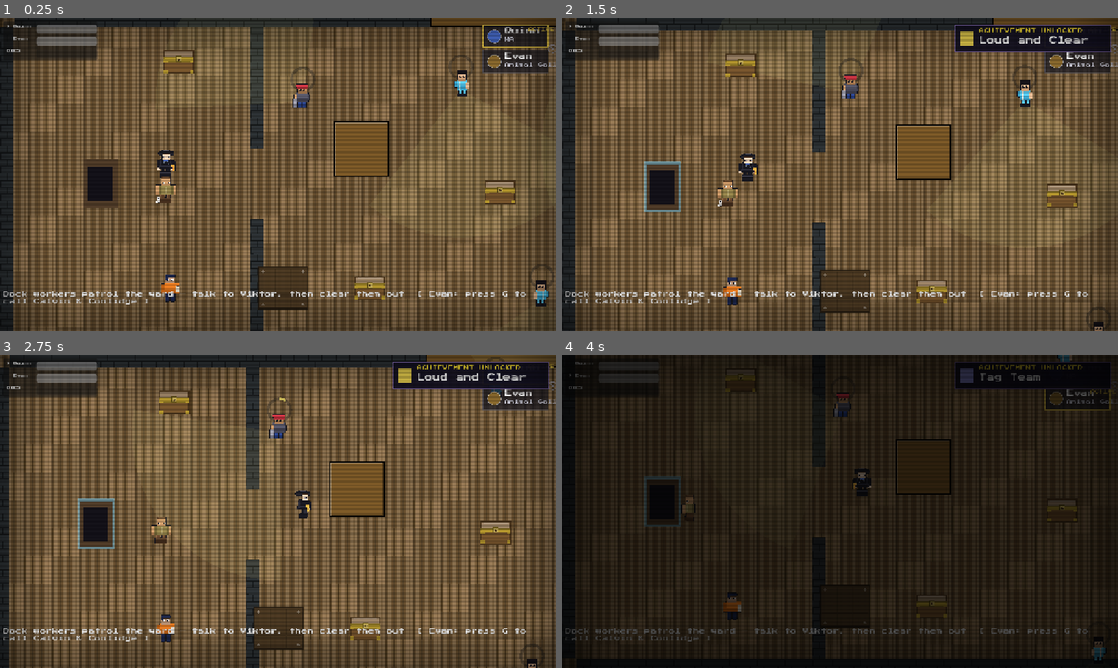
Above: before the commit, frames 1-4 (two rows, left to right).
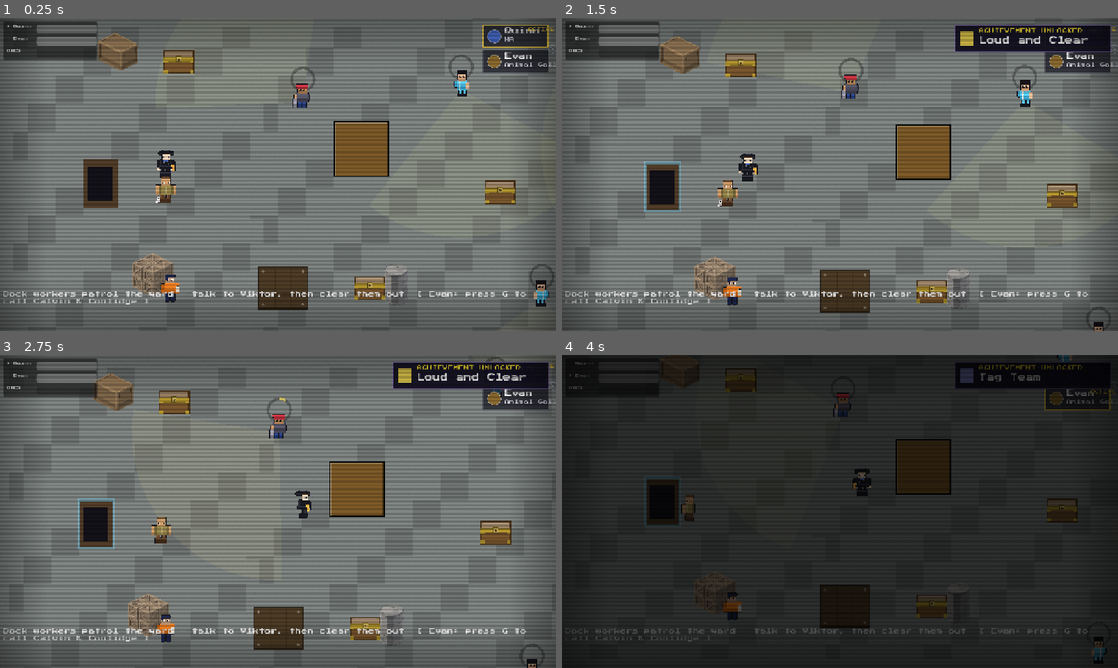
Above: after the commit, the same moments.

Repository: dougreichard/rpg_game
Game: Godot game, scene res://scenes/levels/HarborDocks.tscn
Two runs of this game, one before a commit and one after it. Both use one fixed random seed, a clock stepped at 60 frames per second and the inputs below. This scene is started directly instead of the project's main scene.
Inputs (mouse positions are in pixels of both pictures, inside the frame that each line leads up to):
- Up to frame 1 (0.25 s): no input
- Up to frame 2 (1.5 s): tap Enter (ui_accept) at 0.5, 0.77 s; move the mouse to (962, 158) at 0.52 s; hold D (move_right) 0.53-1.25 s; hold F (attack) 0.53-1.25 s; click (962, 158) at 0.67 s; drag from (728, 190) to (851, 86) at 1.27 s
- Up to frame 3 (2.75 s): move the mouse to (333, 442) at 2.02 s; hold D (move_right) from 2.03 s (still down); tap V (dash) at 2.1 s
- Up to frame 4 (4 s): release D (move_right) at 2.75 s; drag from (812, 574) to (890, 511) at 2.77 s; move the mouse to (1006, 558) at 3.52 s; hold A (move_left) from 3.53 s (still down); tap Tab (swap) at 3.6 s; tap Enter (ui_accept) at 3.77 s

The runs differ from the first frame. In frame 1, 89% of the frame differs, in the area x 0-100%, y 0-100%; in frame 2, 87%; in frame 3, 88%; in frame 4, 24%.

Commit message:
Harbor & Docks: Synty interior + cargo
Ninth Phase 3 level. Concrete dock floor + walls; the Synty shipping
container is the freight Evan hoists, with crate stacks, pallets, large
crates, and barrels dressing the yard.

Co-Authored-By: Claude Opus 4.8 <noreply@anthropic.com>

Diff:
--- a/scripts/levels/harbor_docks.gd
+++ b/scripts/levels/harbor_docks.gd
@@ -7,9 +7,21 @@
 const FLOOR_ACCENT_COLOR: Color = Color(0.45, 0.55, 0.50)
 const FLOOR_COLS: int = 30
 const FLOOR_ROWS: int = 17
-const FLOOR_TILE_PLAIN: Vector2i = Vector2i(0, 5)
-const FLOOR_TILE_ACCENT: Vector2i = Vector2i(1, 5)
+const FLOOR_TILE_PLAIN: Vector2i = Vector2i(0, 0)
+const FLOOR_TILE_ACCENT: Vector2i = Vector2i(1, 0)
 const FLOOR_ACCENT_PERIOD: int = 4
+# Synty 2.5D docks (see docs/synty_2_5d_art_plan.md): concrete floor + walls;
+# Construction cargo billboards. The shipping container is the puzzle Evan hoists.
+const SYNTY_FLOOR: String = "res://assets/art/tiles/synty_floor_concrete.png"
+const SYNTY_WALL: String = "res://assets/art/tiles/synty_wall_concrete.png"
+const CONTAINER_BILLBOARD: String = "res://assets/art/synty/props/container.png"
+# [name, x, y, on-screen height px] dock dressing.
+const HARBOR_PROPS: Array = [
+	["crate_stack", 200, 470, 50],
+	["pallet_stack", 830, 480, 42],
+	["crate_large", 160, 210, 44],
+	["barrel", 480, 480, 48],
+]
 
 const GRUNT_SCENE: PackedScene = preload("res://scenes/enemies/Grunt.tscn")
 const RUNNER_SCENE: PackedScene = preload("res://scenes/enemies/Runner.tscn")
@@ -183,7 +195,7 @@
 func _build_floor() -> void:
 	var tile_map := TileMap.new()
 	tile_map.name = "Floor"
-	tile_map.tile_set = PlaceholderArt.make_hb_tileset()
+	tile_map.tile_set = PlaceholderArt.make_synty_floor_tileset(SYNTY_FLOOR)
 	add_child(tile_map)
 	move_child(tile_map, 0)
 	tile_map.position = Vector2(CAMERA_LIMIT_LEFT, CAMERA_LIMIT_TOP)
@@ -199,15 +211,27 @@
 # maze crates are siblings of $Walls, not children, so they keep their own
 # bespoke cargo-brown textures instead of the generic brick pattern).
 func _build_walls() -> void:
-	var wall_color: Color = FLOOR_BASE_COLOR.darkened(0.35)
+	var wall_tex: Texture2D = PlaceholderArt.make_synty_wall_tile(SYNTY_WALL)
 	for wall in $Walls.get_children():
 		if not wall is StaticBody2D:
 			continue
 		var shape: CollisionShape2D = wall.get_node("CollisionShape2D")
 		var rect: RectangleShape2D = shape.shape
 		var sprite := Sprite2D.new()
-		sprite.texture = PlaceholderArt.make_wall_texture(wall_color, int(rect.size.x), int(rect.size.y))
+		sprite.texture = wall_tex
+		sprite.texture_repeat = CanvasItem.TEXTURE_REPEAT_ENABLED
+		sprite.region_enabled = true
+		sprite.region_rect = Rect2(0.0, 0.0, rect.size.x, rect.size.y)
 		wall.add_child(sprite)
+
+func _apply_synty_billboard(spr: Sprite2D, path: String, target_h: float) -> bool:
+	if not ResourceLoader.exists(path):
+		return false
+	var tex: Texture2D = load(path)
+	spr.texture = tex
+	spr.offset = Vector2(0.0, -tex.get_height() / 2.0)
+	spr.scale = Vector2.ONE * (target_h / float(tex.get_height()))
+	return true
 
 # Grabs the .tscn-placed Container body's collider and dresses it with a
 # cargo-brown bordered-rectangle texture  --  visually distinct from the
@@ -215,8 +239,15 @@
 func _create_container() -> void:
 	_container_shape = _container.get_node("CollisionShape2D")
 	_container_sprite = Sprite2D.new()
-	_container_sprite.texture = PlaceholderArt.make_gate_texture(MAZE_CRATE_COLOR, 300, 16)
+	if not _apply_synty_billboard(_container_sprite, CONTAINER_BILLBOARD, 52.0):
+		_container_sprite.texture = PlaceholderArt.make_gate_texture(MAZE_CRATE_COLOR, 300, 16)
 	_container.add_child(_container_sprite)
+	# Dock dressing (Construction cargo billboards).
+	for p: Array in HARBOR_PROPS:
+		var spr := Sprite2D.new()
+		if _apply_synty_billboard(spr, "res://assets/art/synty/props/%s.png" % p[0], float(p[3])):
+			spr.position = Vector2(float(p[1]), float(p[2]))
+			add_child(spr)
 
 func _move_container(animate: bool) -> void:
 	_container_shape.disabled = true
Binary file added: assets/art/synty/props/container.png
Not shown, added: assets/art/synty/props/container.png.import
Binary file added: assets/art/synty/props/crate_large.png
Not shown, added: assets/art/synty/props/crate_large.png.import
Binary file added: assets/art/synty/props/crate_stack.png
Not shown, added: assets/art/synty/props/crate_stack.png.import
Binary file added: assets/art/synty/props/pallet_stack.png
Not shown, added: assets/art/synty/props/pallet_stack.png.import
